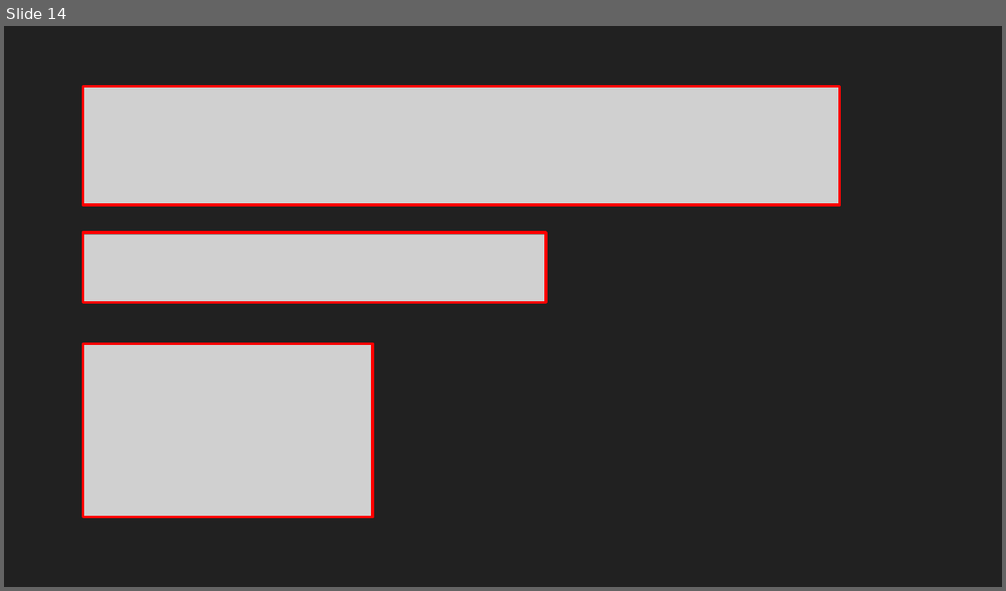
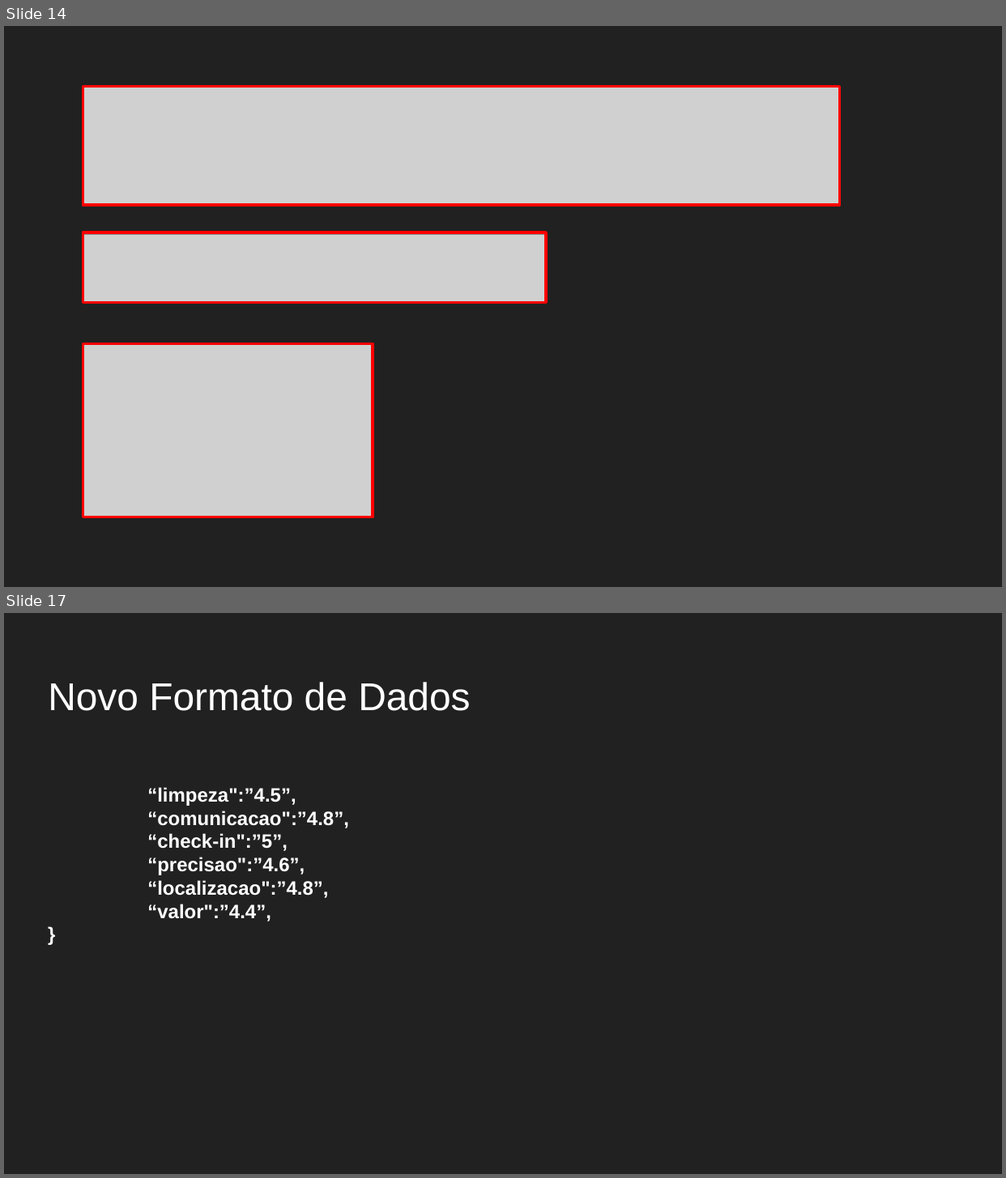
Before and after one commit to arturjacques/DataScience, a slide deck: Apresentação.pptx. Shown one above the other, each under a label of ours: slide 14 before the commit, slides 14 and 17 after it; the slides between them are not shown. The pictures are 1006x591 and 1006x1178 pixels, drawn with LibreOffice and Linux fonts; fonts in the diff are those of the drawing; grey boxes stand for pictures. Boxes give left, top, right and bottom in pixels: in the first picture for what was removed or moved away, otherwise in the second. Text is boxed around its words. In the diff, an @@ line names an element or a change of style, - is before the commit and + after.

```diff
--- a/Apresentação.pptx
+++ b/Apresentação.pptx
@@ slide 17 added at [4,613,1002,1174], background #212121 @@
@@ title added at [48,682,470,711], 28 pt, text #FFFFFF @@
+Novo Formato de Dados
@@ text added at [147,787,349,922], 14 pt, text #FFFFFF, bold @@
+“limpeza":”4.5”,
+“comunicacao":”4.8”,
+“check-in":”5”,
+“precisao":”4.6”,
+“localizacao":”4.8”,
+“valor":”4.4”,
+}
```
Also in this commit, not shown: 1 slide changed, 4 other slides added.
